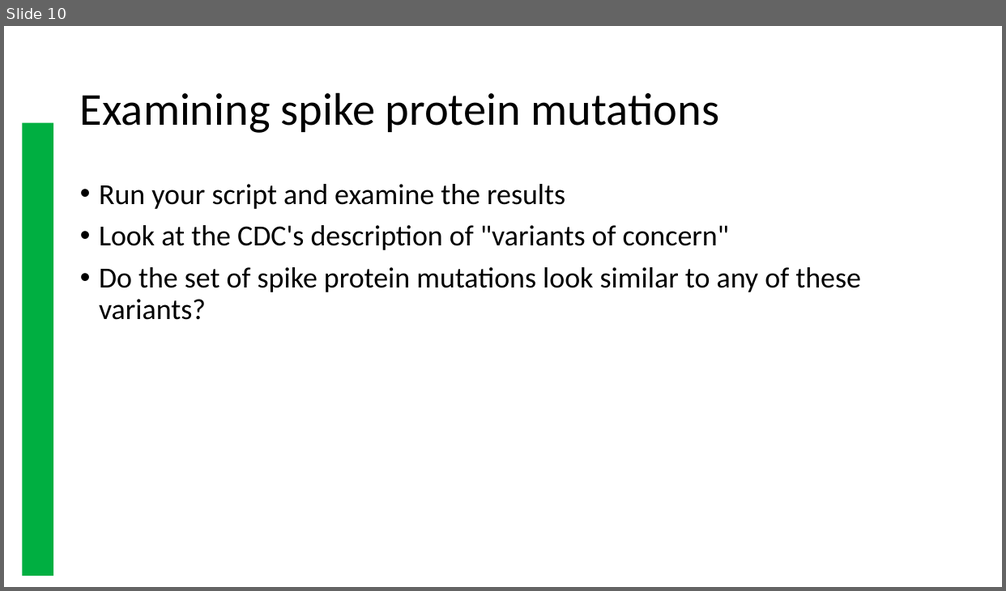
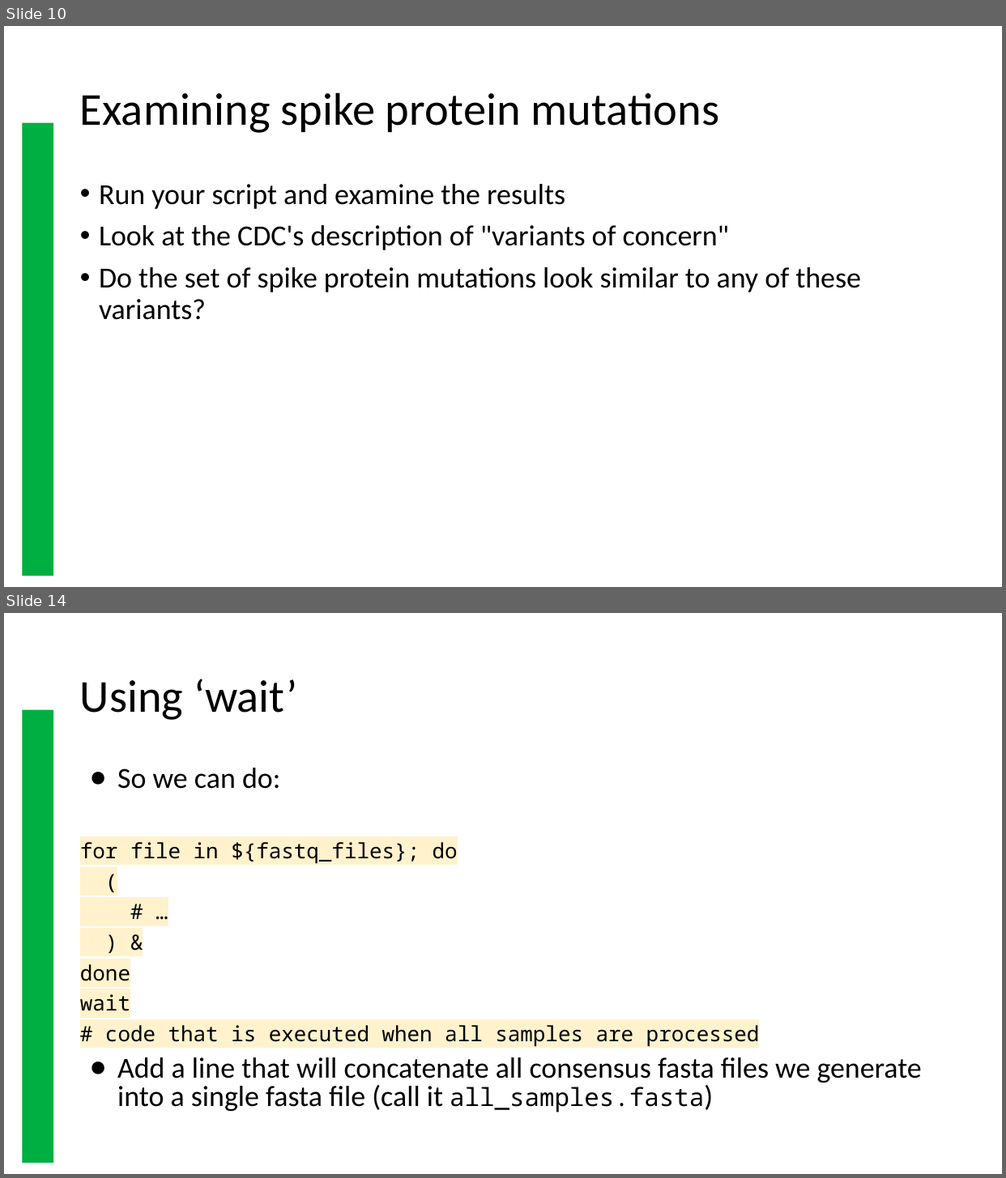
Before and after one commit to WVINBREbootcamp/BootcampPresentationsOld, a slide deck: ivar.pptx. Shown one above the other, each under a label of ours: slide 10 before the commit, slides 10 and 14 after it; the slides between them are not shown. The pictures are 1006x591 and 1006x1178 pixels, drawn with LibreOffice and Linux fonts; fonts in the diff are those of the drawing; background and template pictures are left out. Boxes give left, top, right and bottom in pixels: in the first picture for what was removed or moved away, otherwise in the second. Text is boxed around its words. In the diff, an @@ line names an element or a change of style, - is before the commit and + after.

```diff
--- a/ivar.pptx
+++ b/ivar.pptx
@@ slide 14 added at (x1=4, y1=613, x2=1002, y2=1174), background #FFFFFF; not listed: 1 template element that a slide beside it also shows @@
@@ title added at (x1=80, y1=679, x2=298, y2=720), 44 pt, text #000000 @@
+Using ‘wait’
@@ text added at (x1=80, y1=768, x2=922, y2=1113), 28 pt, text #000000 @@
+● So we can do:
+for file in ${fastq_files}; do
+(
+# …
+) &
+done
+wait
+# code that is executed when all samples are processed
+● Add a line that will concatenate all consensus fasta files we generate into a single fasta file (call it all_samples.fasta)
```
Also in this commit, not shown: 4 slides changed, 3 other slides added.
